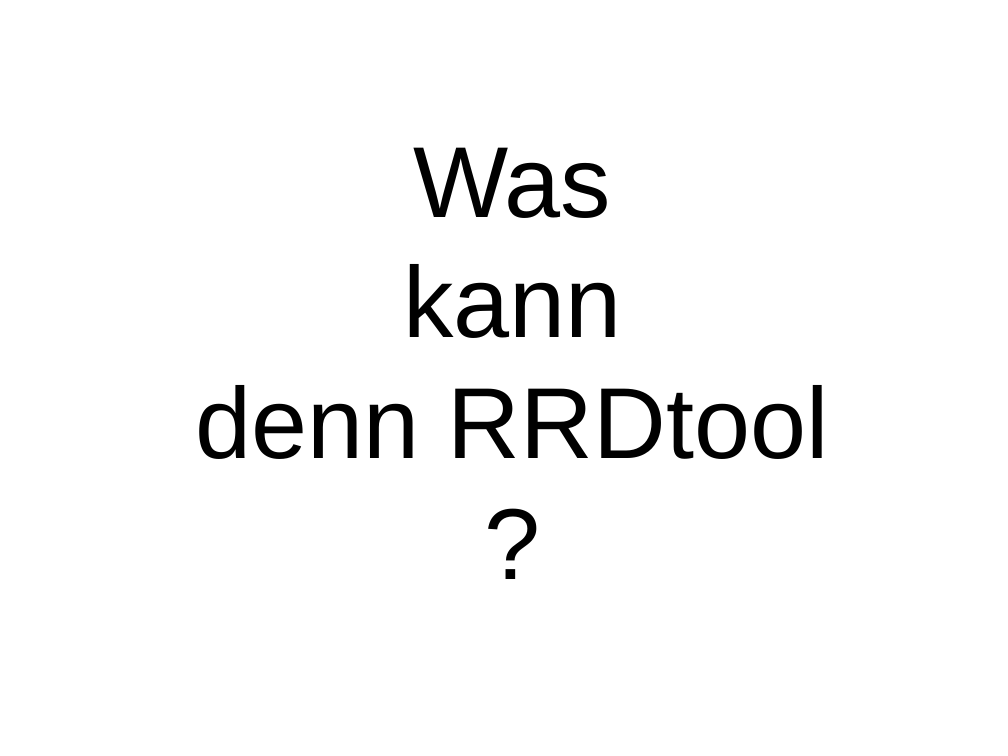
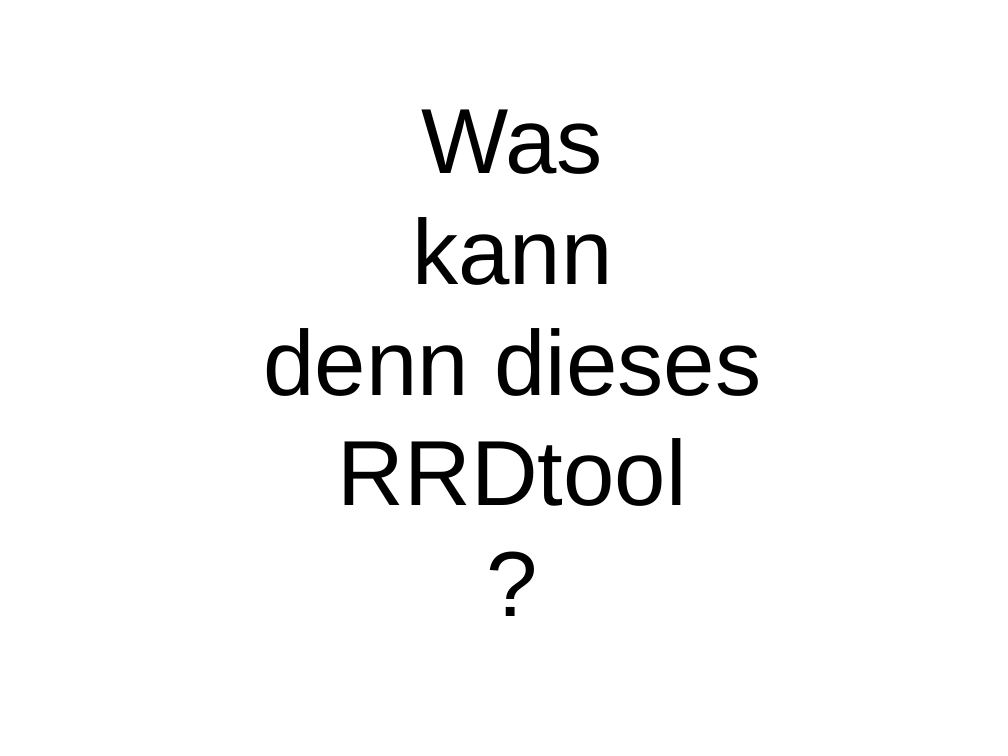
Before and after one commit to Distrotech/rrdtool, a slide deck: slide 45 of talks/rrdtoolfast/fasttalk.ppt. Drawn at 1008x756 pixels with LibreOffice and Linux fonts; fonts in the diff are those of the drawing. Boxes give left, top, right and bottom in pixels: in the first picture for what was removed or moved away, otherwise in the second. Text is boxed around its words. In the diff, an @@ line names an element or a change of style, - is before the commit and + after.

```diff
--- a/talks/rrdtoolfast/fasttalk.ppt
+++ b/talks/rrdtoolfast/fasttalk.ppt
@@ title at <box>263,109,761,506</box>: text changed; size 72 to 66 pt @@
-Was
-kann
-denn RRDtool
-?
+Was
+kann
+denn dieses RRDtool
+?
```
Also in this commit, not shown: 33 other slides changed, 9 slides added, 3 slides removed.
